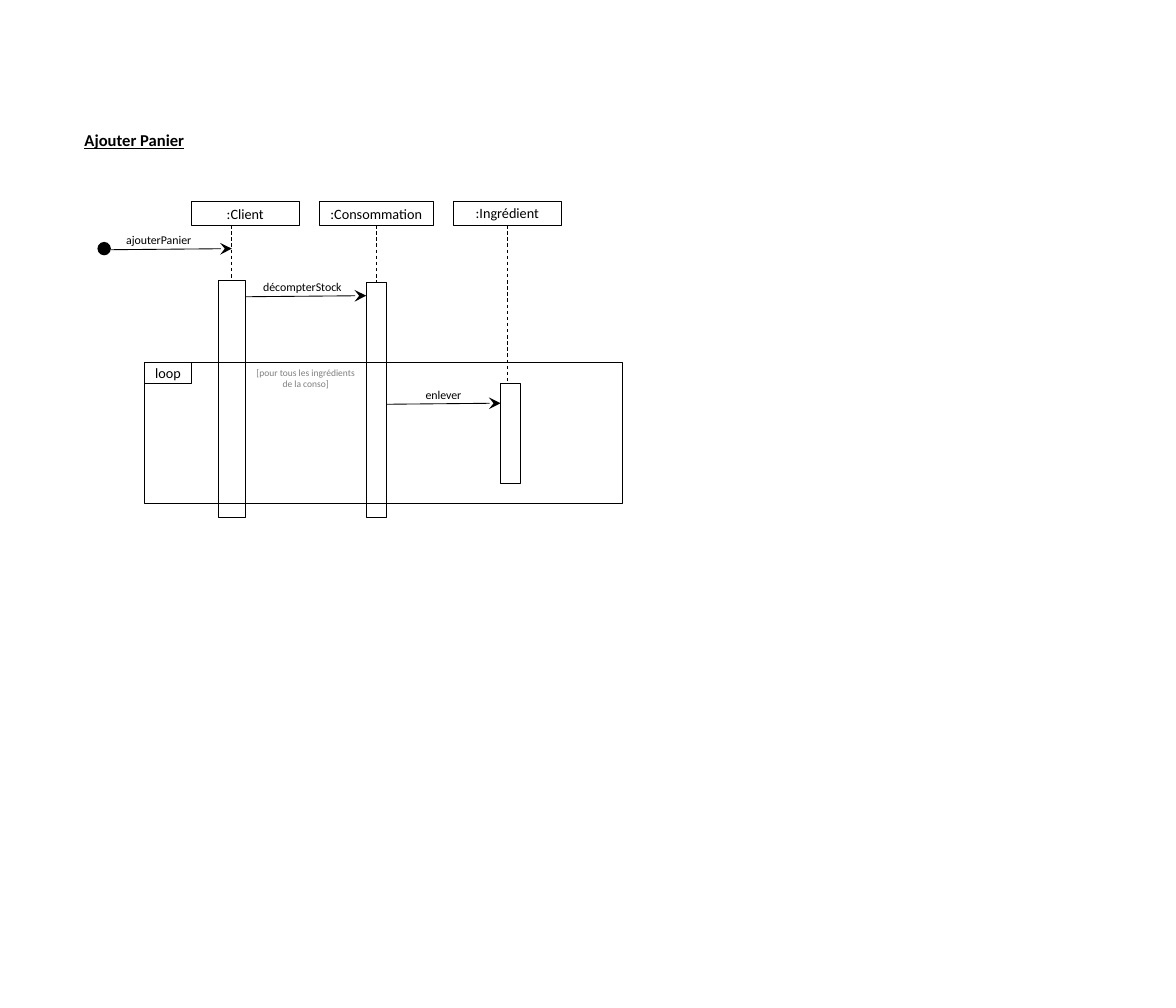
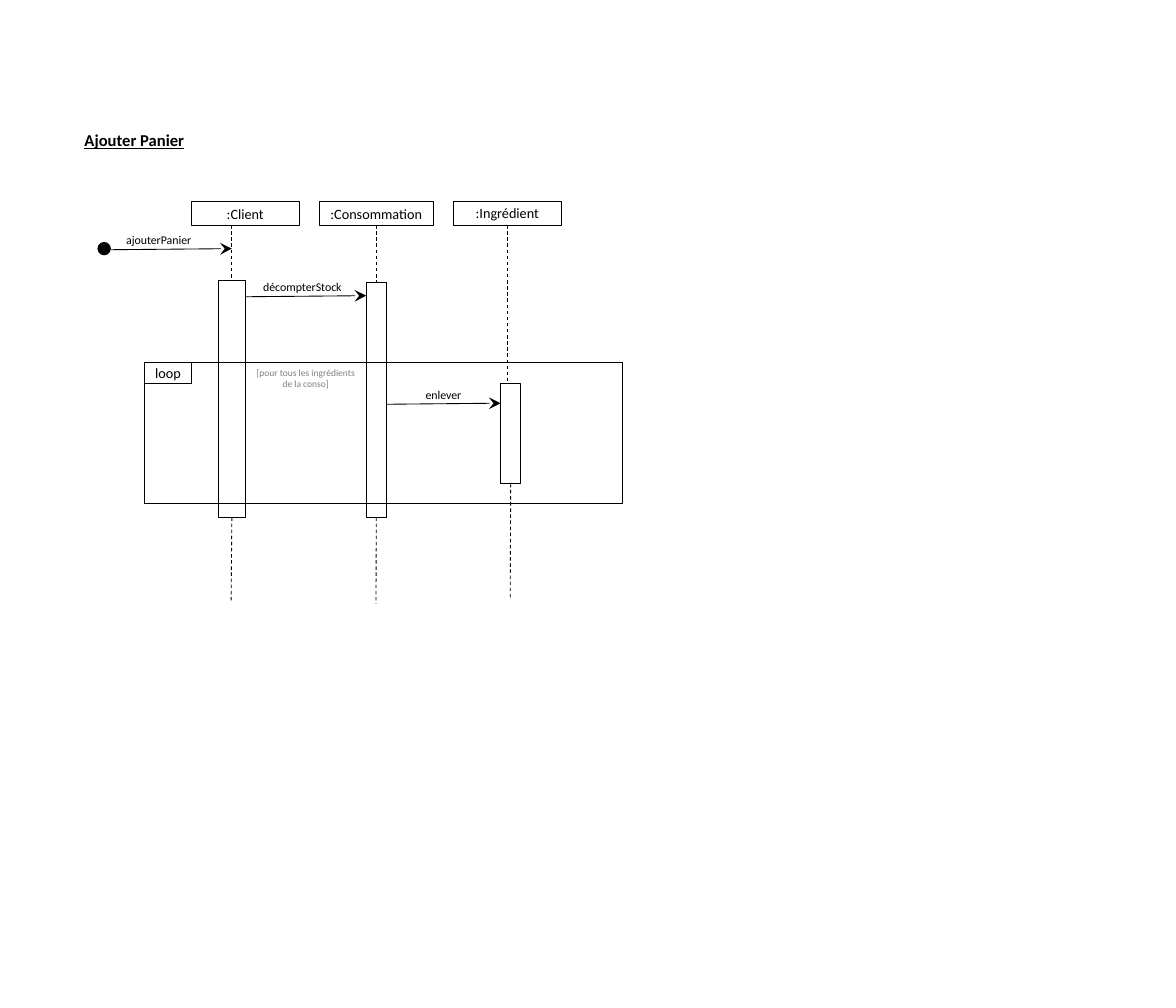
Before and after one commit to vlecomte/LSINF1225-V, a slide deck: slide 3 of rapport2/sequence/diagrammesDeSeq.pptx. Drawn at 1176x1008 pixels with LibreOffice and Linux fonts; fonts in the diff are those of the drawing. Boxes give left, top, right and bottom in pixels: in the first picture for what was removed or moved away, otherwise in the second. Text is boxed around its words. In the diff, an @@ line names an element or a change of style, - is before the commit and + after.

```diff
--- a/rapport2/sequence/diagrammesDeSeq.pptx
+++ b/rapport2/sequence/diagrammesDeSeq.pptx
@@ line added from (511, 484) to (510, 600), #000000 0.75 pt dashed @@
@@ line added from (232, 517) to (231, 603), #000000 0.75 pt dashed @@
@@ line added from (376, 517) to (376, 603), #000000 0.75 pt dashed @@
```
Also in this commit, not shown: 2 other slides changed, 1 other file.
